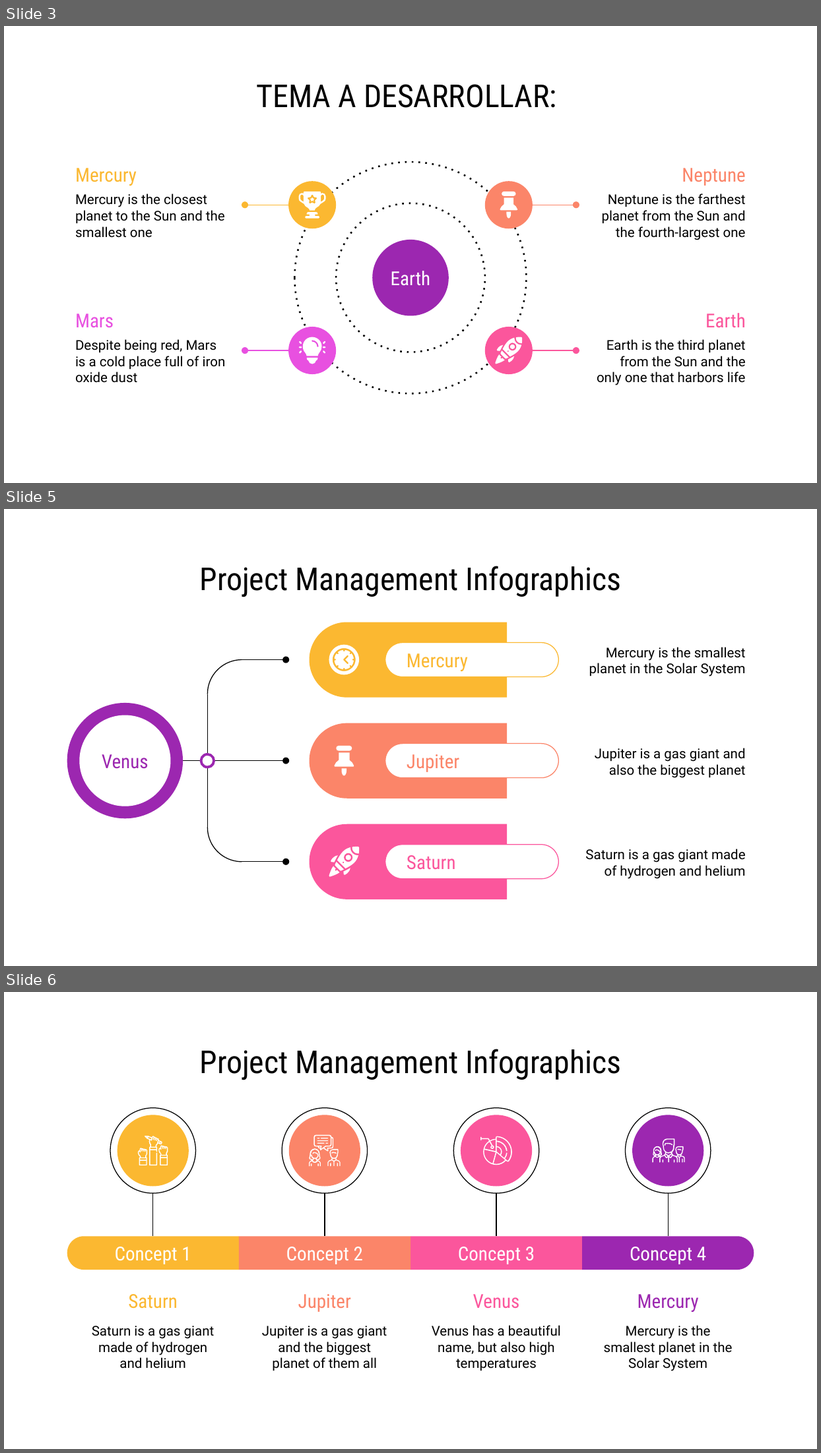
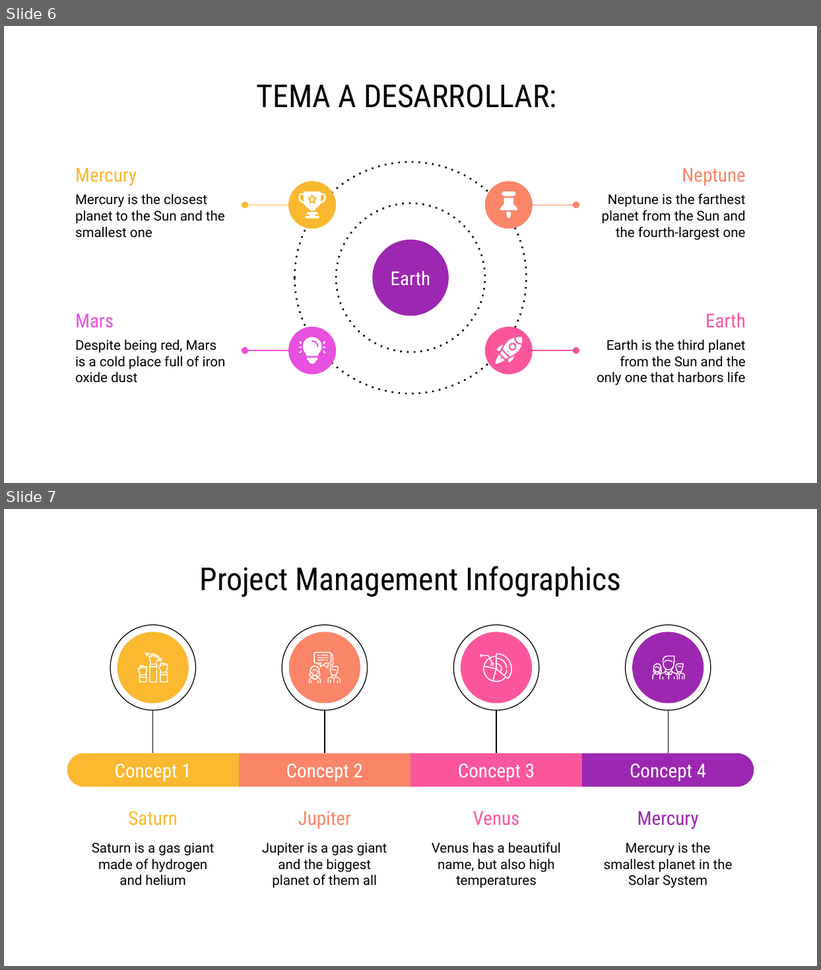
Before and after one commit to marianomorel/maestria-repo, a slide deck: INFOGRAFIA - CONCURSO - MARIANO MOREL.pptx. Shown one above the other, each under a label of ours: slides 3, 5 and 6 before the commit, slides 6 and 7 after it; the slides between them are not shown. The pictures are 821x1453 and 821x970 pixels, drawn with LibreOffice and Linux fonts; fonts in the diff are those of the drawing. Boxes give left, top, right and bottom in pixels: in the first picture for what was removed or moved away, otherwise in the second. Text is boxed around its words. In the diff, an @@ line names an element or a change of style, - is before the commit and + after.

```diff
--- a/INFOGRAFIA - CONCURSO - MARIANO MOREL.pptx
+++ b/INFOGRAFIA - CONCURSO - MARIANO MOREL.pptx
@@ slide 5 removed at box(4, 509, 817, 966), background #FFFFFF @@
@@ title removed at box(200, 566, 622, 597) @@
-Project Management Infographics
@@ round same rect removed at box(310, 622, 508, 698) @@
@@ freeform shape removed at box(329, 645, 359, 675) @@
@@ rounded rectangle removed at box(385, 642, 558, 677) @@
-Mercury
@@ text removed at box(589, 647, 746, 677) @@
-Mercury is the smallest planet in the Solar System
@@ freeform shape removed at box(334, 650, 354, 670) @@
@@ group removed at box(67, 660, 286, 862): 3 arrows, 3 ellipses, 2 arc (boxed as its full ellipse)s, 2 lines @@
-Venus
@@ round same rect removed at box(310, 723, 508, 799) @@
@@ freeform shape removed at box(337, 746, 352, 751) @@
@@ rounded rectangle removed at box(385, 744, 558, 778) @@
-Jupiter
@@ freeform shape removed at box(334, 753, 354, 767) @@
@@ text removed at box(595, 748, 746, 778) @@
-Jupiter is a gas giant and also the biggest planet
@@ freeform shape removed at box(341, 768, 347, 776) @@
@@ round same rect removed at box(310, 824, 508, 899) @@
@@ rounded rectangle removed at box(385, 845, 558, 879) @@
-Saturn
@@ text removed at box(585, 849, 746, 879) @@
-Saturn is a gas giant made of hydrogen and helium
@@ group removed at box(329, 848, 359, 877): 8 freeform shapes @@
@@ what was slide 3 is now slide 6 @@
@@ what was slide 6 is now slide 7 @@
```
Also in this commit, not shown: 3 slides changed, 2 slides added, 1 other slide removed, 3 other files.
